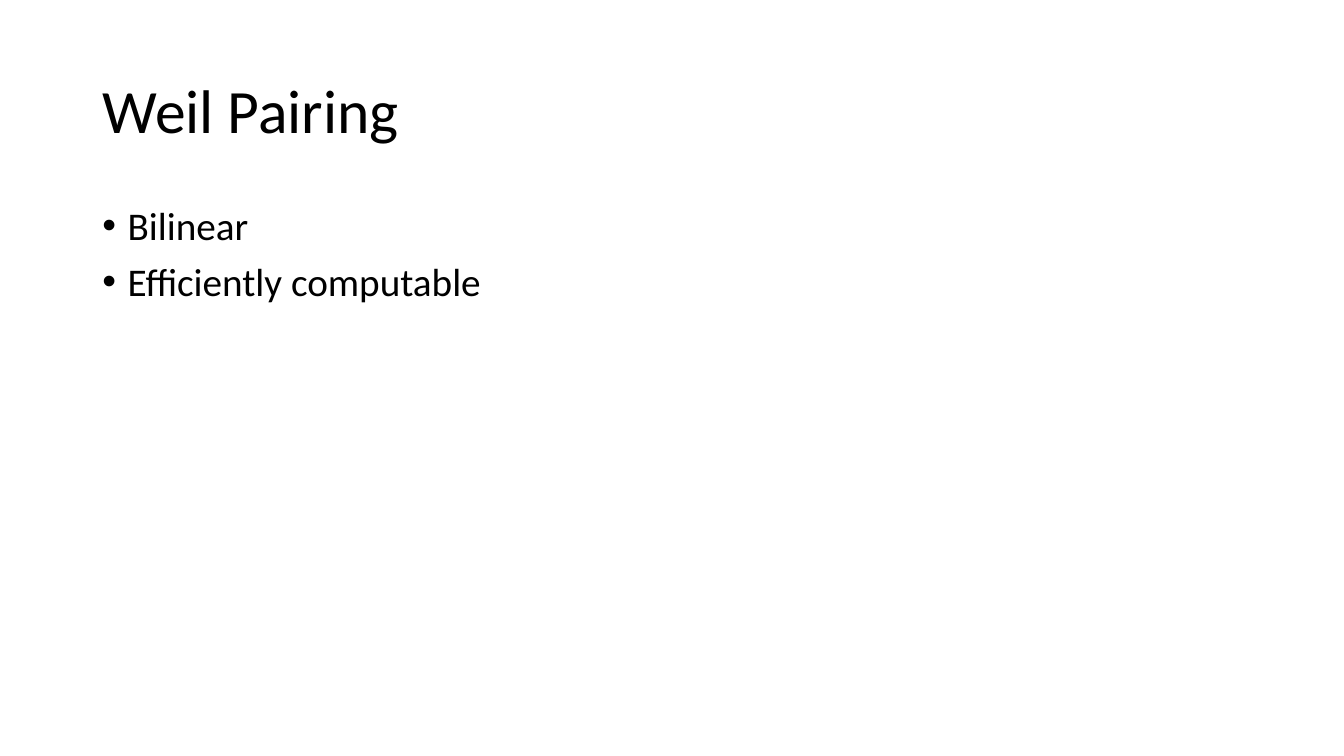
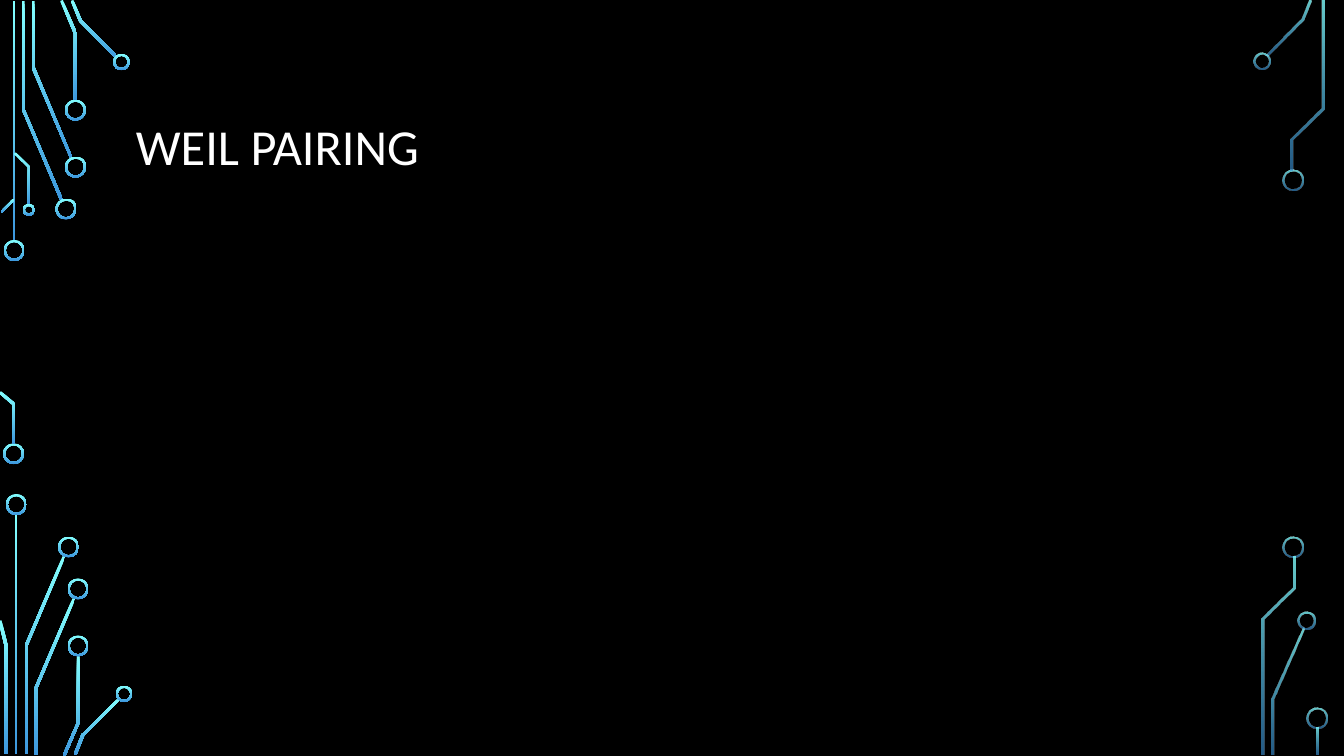
Before and after one commit to PJvGrol/Thesis, a slide deck: slide 10 of Presentation.pptx (slide 12 before the commit). Drawn at 1344x756 pixels with LibreOffice and Linux fonts; fonts in the diff are those of the drawing; grey boxes stand for pictures; background and template pictures are left out. Boxes give left, top, right and bottom in pixels: in the first picture for what was removed or moved away, otherwise in the second. Text is boxed around its words. In the diff, an @@ line names an element or a change of style, - is before the commit and + after.

```diff
--- a/Presentation.pptx
+++ b/Presentation.pptx
@@ background #FFFFFF to picture (left out) @@
@@ title at (136, 132, 419, 166): text changed; size 44 to 36 pt; text colour #000000 to #FFFFFF @@
-Weil Pairing
+WEIL PAIRING
@@ text removed at (128, 212, 481, 303) @@
-• Bilinear
-• Efficiently computable
@@ group added at (0, 0, 1328, 756): 33 freeform shapes, 3 rectangles @@
```
Also in this commit, not shown: 11 other slides changed, 8 slides added, 6 slides removed, 18 other files.
